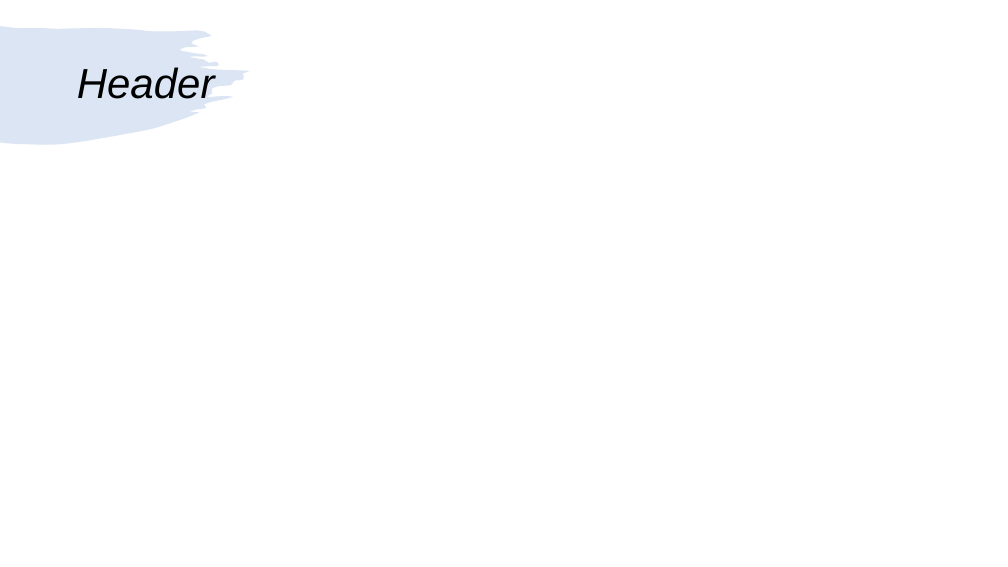
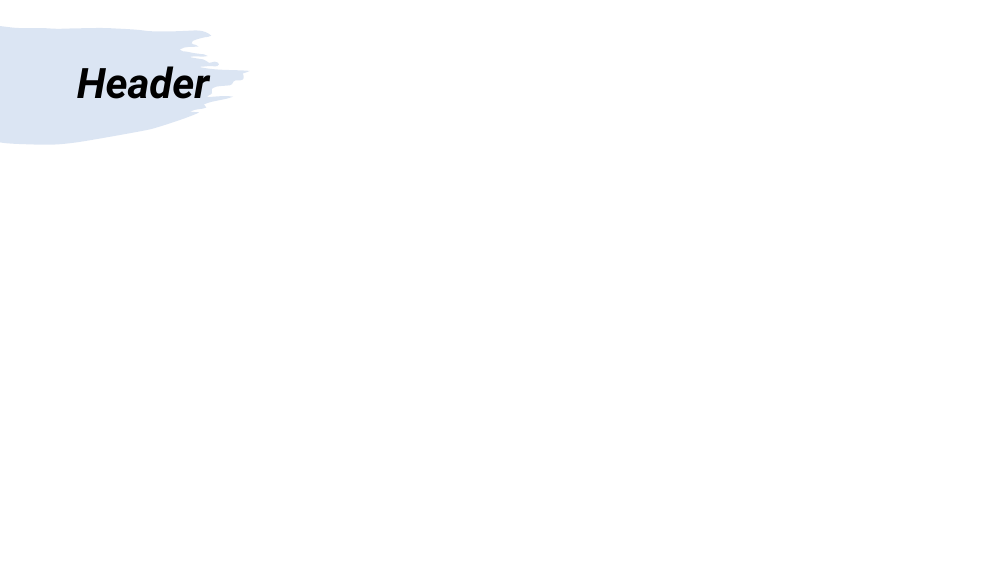
Before and after one commit to girishlande/CPlusPlus, a slide deck: slide 14 of learnings.pptx. Drawn at 1008x567 pixels with LibreOffice and Linux fonts; fonts in the diff are those of the drawing. Boxes give left, top, right and bottom in pixels: in the first picture for what was removed or moved away, otherwise in the second. Text is boxed around its words. In the diff, an @@ line names an element or a change of style, - is before the commit and + after.

```diff
--- a/learnings.pptx
+++ b/learnings.pptx
@@ title "Header" at (x1=77, y1=66, x2=209, y2=99): font Arial to Roboto, bold on @@
```
Also in this commit, not shown: 3 other slides changed, 1 slide added, 1 slide removed, 1 other file.
